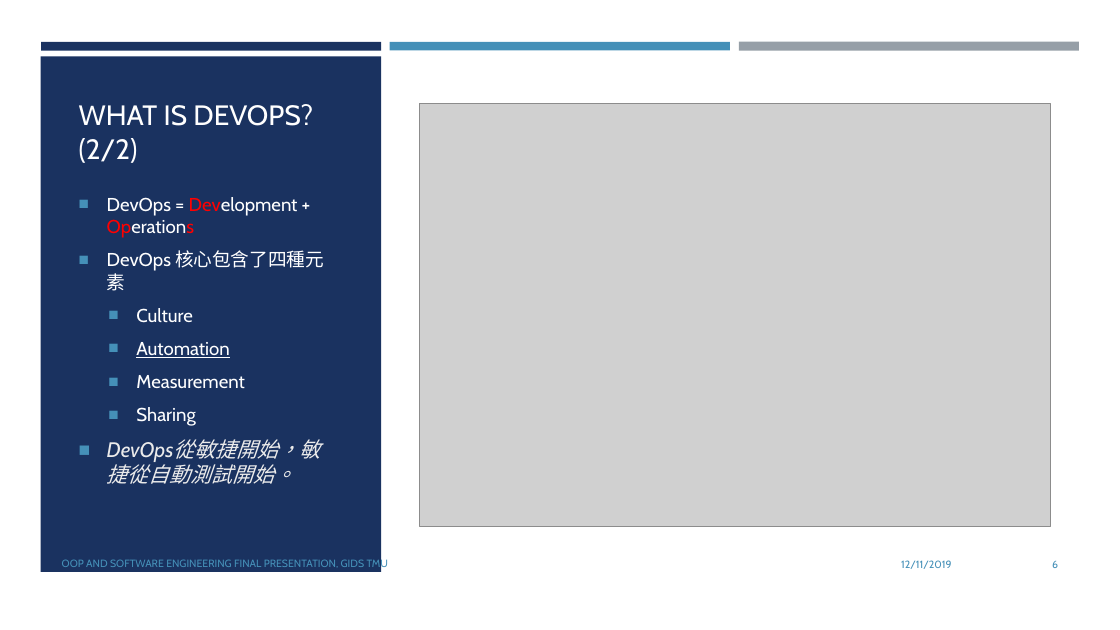
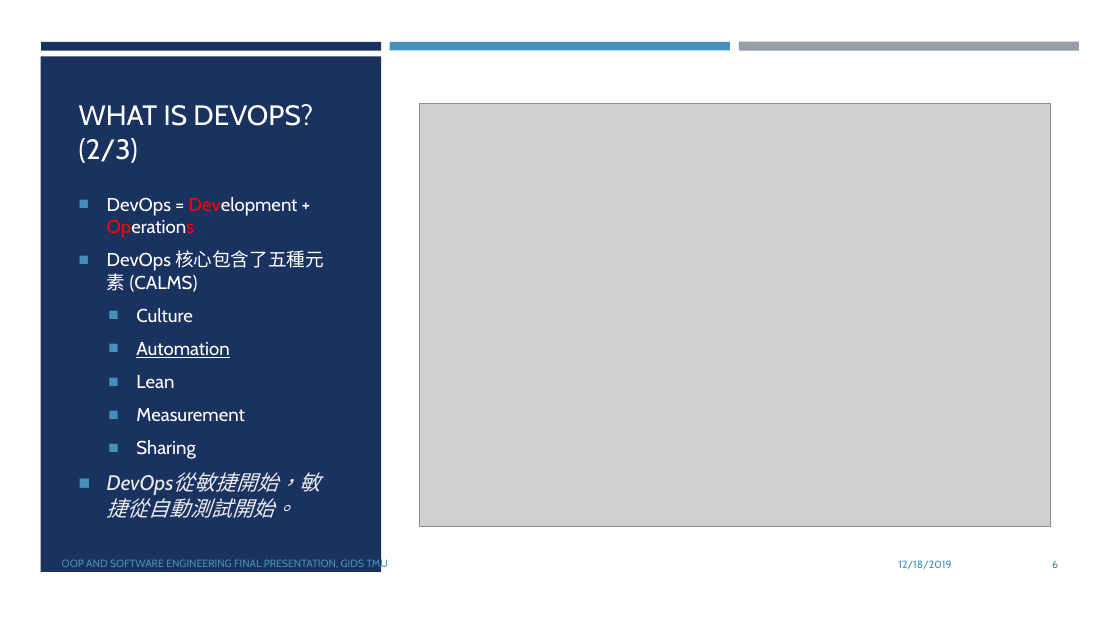
Before and after one commit to Weber12321/TMU-GIDS, a slide deck: slide 6 of 物件導向程式設計/Marry Devops and cybersecurity.pptx. Drawn at 1120x630 pixels with LibreOffice and Linux fonts; fonts in the diff are those of the drawing; grey boxes stand for pictures. Boxes give left, top, right and bottom in pixels: in the first picture for what was removed or moved away, otherwise in the second. Text is boxed around its words. In the diff, an @@ line names an element or a change of style, - is before the commit and + after.

```diff
--- a/物件導向程式設計/Marry Devops and cybersecurity.pptx
+++ b/物件導向程式設計/Marry Devops and cybersecurity.pptx
@@ title at <box>79,104,313,163</box>: text changed @@
-WHAT IS DEVOPS?(2/2)
+WHAT IS DEVOPS?(2/3)
@@ text at <box>107,250,324,292</box>: text changed @@
-■ DevOps 核心包含了四種元素
+■ DevOps 核心包含了五種元素 (CALMS)
@@ text at <box>136,375,174,388</box>: paragraph added @@
+  ■ Lean
@@ text at <box>898,560,951,569</box>: text changed @@
-12/11/2019
+12/18/2019
```
Also in this commit, not shown: 13 other slides changed, 1 slide removed, 4 other files.
